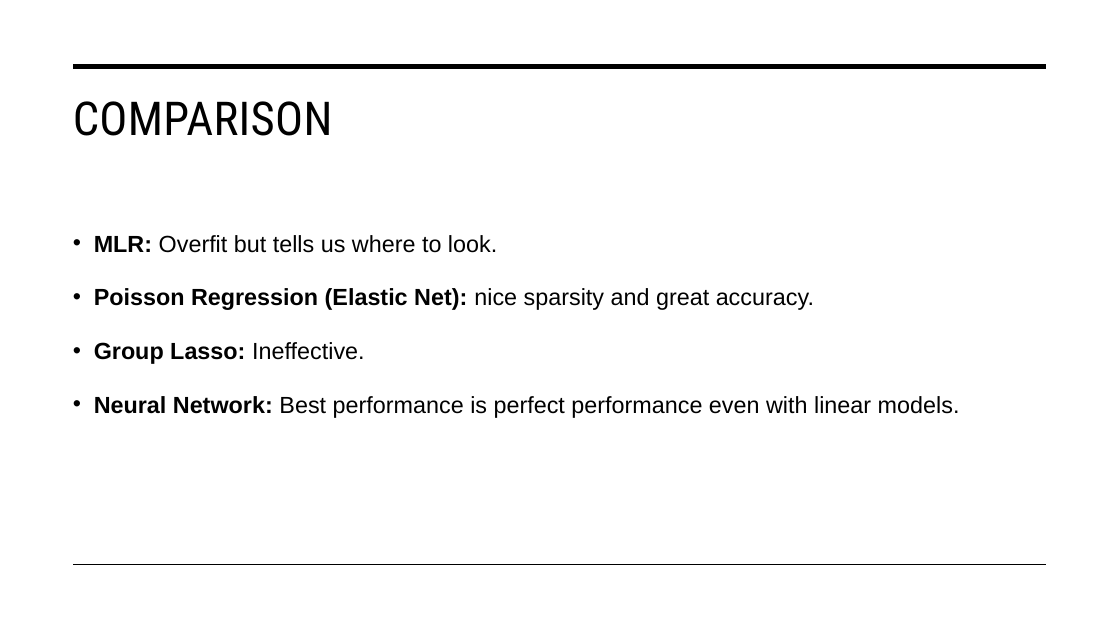
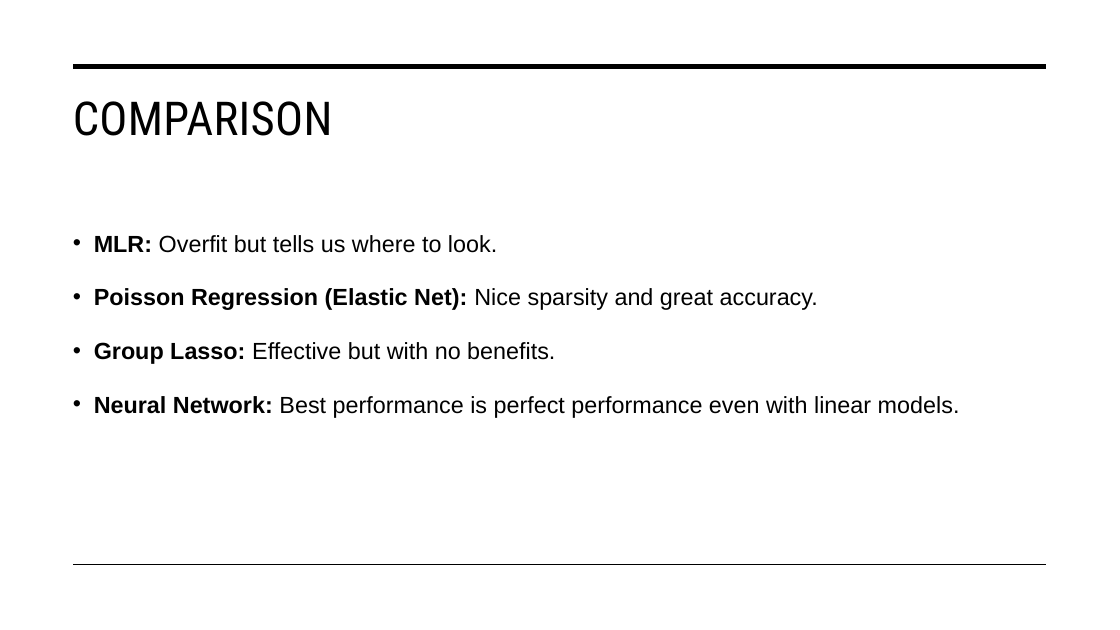
Before and after one commit to Aiecco/Stat-Methods-2024, a slide deck: slide 24 of SM2024.pptx. Drawn at 1120x630 pixels with LibreOffice and Linux fonts; fonts in the diff are those of the drawing. Boxes give left, top, right and bottom in pixels: in the first picture for what was removed or moved away, otherwise in the second. Text is boxed around its words. In the diff, an @@ line names an element or a change of style, - is before the commit and + after.

```diff
--- a/SM2024.pptx
+++ b/SM2024.pptx
@@ text at bbox=[94, 288, 818, 364]: text changed; bold off @@
-• Poisson Regression (Elastic Net): nice sparsity and great accuracy.
-• Group Lasso: Ineffective.
+• Poisson Regression (Elastic Net): Nice sparsity and great accuracy.
+• Group Lasso: Effective but with no benefits.
```
Also in this commit, not shown: 6 other slides changed, 1 other file.
